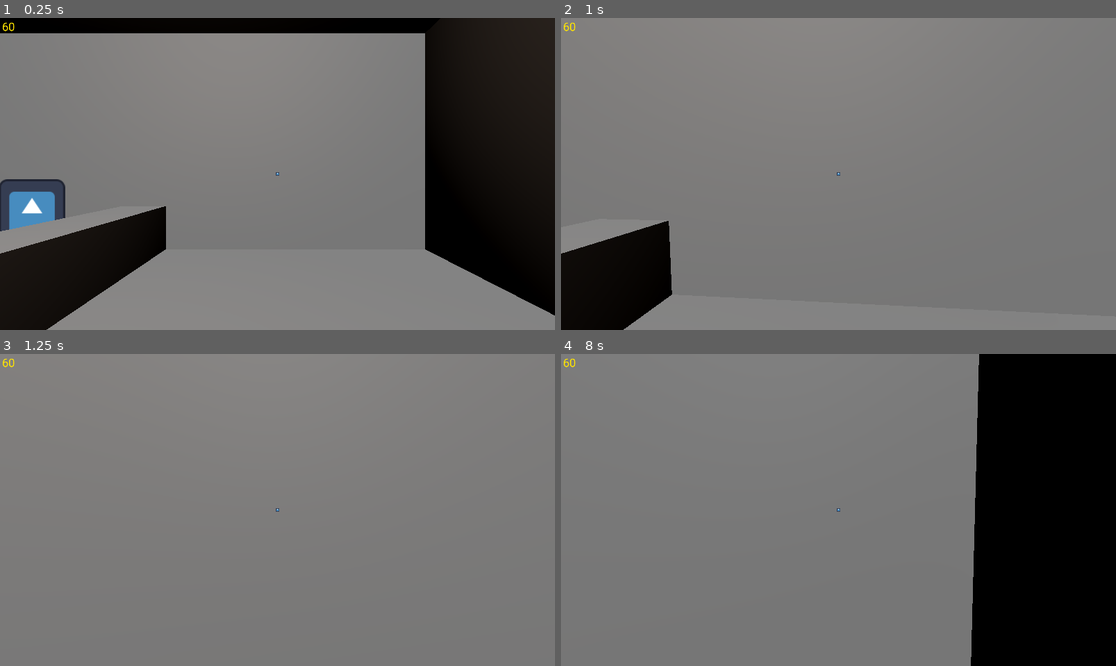
Above: before the commit, frames 1-4 (two rows, left to right).
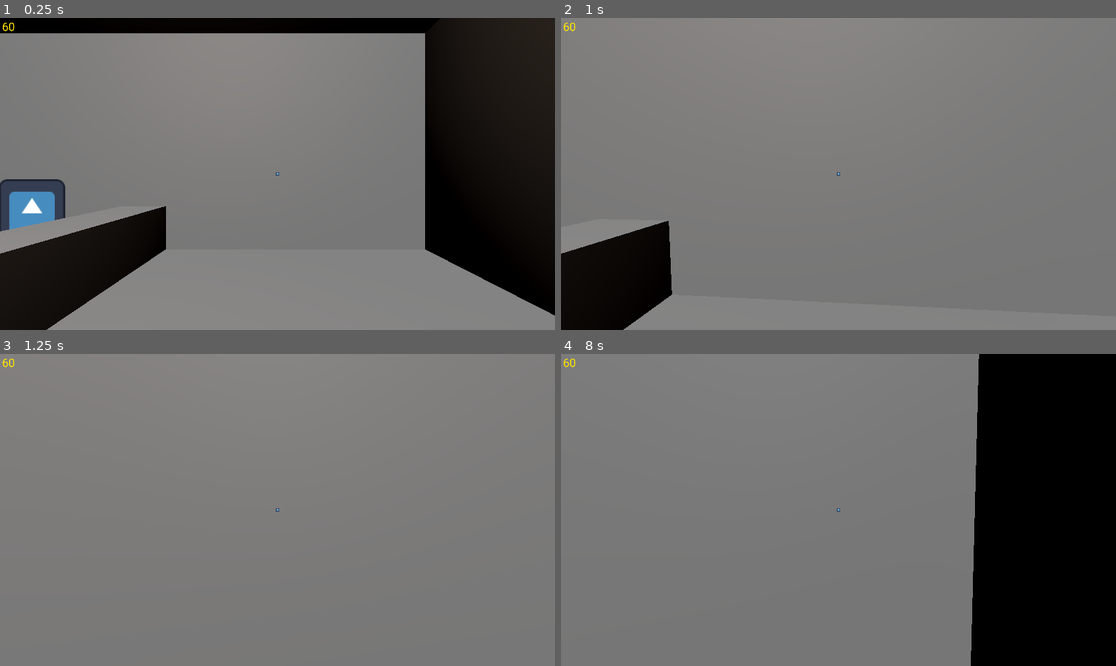
Above: after the commit, the same moments.

Repository: chybby/ldjam51
Game: Godot game, scene res://scenes/Game.tscn
Same seed, same stepped clock (60 frames per second), same inputs: the game is played once before the commit and once after it. The engine's default icon, where the game draws it, is replaced by a stand-in: a white triangle on a blue panel in a dark square.
Inputs (mouse positions are in pixels of both pictures, inside the frame that each line leads up to):
- Up to frame 1 (0.25 s): no input
- Up to frame 2 (1 s): tap Enter at 0.5 s; move the mouse to (832, 180) at 0.52 s; press the mouse at (832, 180) at 0.53 s; hold W (move_forward) from 0.53 s (still down)
- Up to frame 3 (1.25 s): keep holding W (move_forward)
- Up to frame 4 (8 s): move the mouse to (877, 513) at 1.27 s; release the mouse at (877, 513) at 1.28 s; click (877, 513) at 1.35 s; tap Space at 2, 3.5, 5 s; move the mouse to (794, 506) at 2.02 s; press the mouse at (794, 506) at 2.03 s; tap Enter at 2.75, 4.25 s; move the mouse to (844, 510) at 2.77 s; release W (move_forward) at 2.78 s; release the mouse at (844, 510) at 2.78 s; hold A (move_left) 2.78-3.53 s; click (844, 510) at 2.85 s; move the mouse to (816, 503) at 3.52 s; press the mouse at (816, 503) at 3.53 s; hold W (move_forward) 3.53-5.78 s; move the mouse to (866, 510) at 4.27 s; release the mouse at (866, 510) at 4.28 s; click (866, 510) at 4.35 s; move the mouse to (810, 510) at 5.02 s; press the mouse at (810, 510) at 5.03 s; move the mouse to (849, 503) at 5.77 s; release the mouse at (849, 503) at 5.78 s; hold D (move_right) 5.78-6.53 s; click (849, 503) at 5.85 s; move the mouse to (832, 516) at 6.52 s; press the mouse at (832, 516) at 6.53 s; hold W (move_forward) from 6.53 s (still down); move the mouse to (877, 513) at 7.27 s; release the mouse at (877, 513) at 7.28 s; click (877, 513) at 7.35 s

Frames 1-3 are identical in both runs. In frame 4, less than 0.1% of the frame differs, in the area x 73-76%, y 1-98%.

Commit message:
Added interactable and holdable item templates.

Diff:
--- a/project.godot
+++ b/project.godot
@@ -42,3 +42,8 @@
 "events": [Object(InputEventKey,"resource_local_to_scene":false,"resource_name":"","device":0,"window_id":0,"alt_pressed":false,"shift_pressed":false,"ctrl_pressed":false,"meta_pressed":false,"pressed":false,"keycode":0,"physical_keycode":68,"unicode":0,"echo":false,"script":null)
 ]
 }
+interact={
+"deadzone": 0.5,
+"events": [Object(InputEventMouseButton,"resource_local_to_scene":false,"resource_name":"","device":-1,"window_id":0,"alt_pressed":false,"shift_pressed":false,"ctrl_pressed":false,"meta_pressed":false,"button_mask":0,"position":Vector2(0, 0),"global_position":Vector2(0, 0),"factor":1.0,"button_index":1,"pressed":false,"double_click":false,"script":null)
+]
+}
--- /dev/null
+++ b/scenes/Cup.tscn
@@ -0,0 +1,33 @@
+[gd_scene load_steps=7 format=3 uid="uid://d3kabbpwp1hhq"]
+
+[ext_resource type="PackedScene" uid="uid://sk0hd52ccxyu" path="res://scenes/HoldableItem.tscn" id="1_ayx4c"]
+[ext_resource type="Shader" path="res://resources/interact.gdshader" id="2_cnwmx"]
+
+[sub_resource type="CylinderShape3D" id="CylinderShape3D_yw2yi"]
+height = 0.2
+radius = 0.05
+
+[sub_resource type="ShaderMaterial" id="ShaderMaterial_8objg"]
+render_priority = 0
+shader = ExtResource("2_cnwmx")
+shader_parameter/strength = null
+
+[sub_resource type="StandardMaterial3D" id="StandardMaterial3D_rh357"]
+next_pass = SubResource("ShaderMaterial_8objg")
+albedo_color = Color(0.192157, 0.878431, 1, 1)
+
+[sub_resource type="CylinderMesh" id="CylinderMesh_ctgxl"]
+material = SubResource("StandardMaterial3D_rh357")
+top_radius = 0.05
+bottom_radius = 0.05
+height = 0.2
+
+[node name="Cup" instance=ExtResource("1_ayx4c")]
+
+[node name="Collision" parent="." index="0"]
+transform = Transform3D(1, 0, 0, 0, 1, 0, 0, 0, 1, 0, 0.1, 0)
+shape = SubResource("CylinderShape3D_yw2yi")
+
+[node name="Model" parent="." index="1"]
+transform = Transform3D(1, 0, 0, 0, 1, 0, 0, 0, 1, 0, 0.1, 0)
+mesh = SubResource("CylinderMesh_ctgxl")
--- /dev/null
+++ b/scenes/EspressoMachine.tscn
@@ -0,0 +1,30 @@
+[gd_scene load_steps=7 format=3 uid="uid://c1vbgarh1j3h"]
+
+[ext_resource type="PackedScene" uid="uid://b1uslt04daxhj" path="res://scenes/Machine.tscn" id="1_gdwb4"]
+[ext_resource type="Shader" path="res://resources/interact.gdshader" id="2_ole1f"]
+
+[sub_resource type="BoxShape3D" id="BoxShape3D_ytvgf"]
+size = Vector3(0.5, 0.5, 0.5)
+
+[sub_resource type="ShaderMaterial" id="ShaderMaterial_b4vcr"]
+render_priority = 0
+shader = ExtResource("2_ole1f")
+shader_parameter/strength = null
+
+[sub_resource type="StandardMaterial3D" id="StandardMaterial3D_e6sj3"]
+next_pass = SubResource("ShaderMaterial_b4vcr")
+albedo_color = Color(1, 0, 0.196078, 1)
+
+[sub_resource type="BoxMesh" id="BoxMesh_372lo"]
+material = SubResource("StandardMaterial3D_e6sj3")
+size = Vector3(0.5, 0.5, 0.5)
+
+[node name="EspressoMachine" instance=ExtResource("1_gdwb4")]
+
+[node name="Collision" parent="." index="0"]
+transform = Transform3D(1, 0, 0, 0, 1, 0, 0, 0, 1, 0, 0.25, 0)
+shape = SubResource("BoxShape3D_ytvgf")
+
+[node name="Model" parent="." index="1"]
+transform = Transform3D(1, 0, 0, 0, 1, 0, 0, 0, 1, 0, 0.25, 0)
+mesh = SubResource("BoxMesh_372lo")
--- a/scenes/Game.tscn
+++ b/scenes/Game.tscn
@@ -1,11 +1,12 @@
-[gd_scene load_steps=7 format=3 uid="uid://bsd8651cvyq1b"]
+[gd_scene load_steps=8 format=3 uid="uid://3lne0fkj683t"]
 
 [ext_resource type="PackedScene" uid="uid://r4ni5b7ycshx" path="res://scenes/Cafe.tscn" id="1_ku7od"]
 [ext_resource type="Script" path="res://scripts/Game.gd" id="1_mjfad"]
 [ext_resource type="PackedScene" uid="uid://comky0wfym7dc" path="res://scenes/Character.tscn" id="2_sh1jv"]
 [ext_resource type="PackedScene" uid="uid://cr33lnn25ik5q" path="res://scenes/Customer.tscn" id="3_c1p0b"]
-[ext_resource type="PackedScene" uid="uid://7gmwq8oshvws" path="res://scenes/Machine.tscn" id="4_e2mp6"]
+[ext_resource type="PackedScene" uid="uid://c1vbgarh1j3h" path="res://scenes/EspressoMachine.tscn" id="6_og6vs"]
 [ext_resource type="PackedScene" uid="uid://bktqcrfi4u1gn" path="res://scenes/HUD.tscn" id="6_q364h"]
+[ext_resource type="PackedScene" uid="uid://d3kabbpwp1hhq" path="res://scenes/Cup.tscn" id="7_0xsu6"]
 
 [node name="Game" type="Node"]
 script = ExtResource("1_mjfad")
@@ -18,7 +19,10 @@
 [node name="Customer" parent="." instance=ExtResource("3_c1p0b")]
 transform = Transform3D(1, 0, 0, 0, 1, 0, 0, 0, 1, -3.16761, 0, -4.23517)
 
-[node name="Machine" parent="." instance=ExtResource("4_e2mp6")]
-transform = Transform3D(1, 0, 0, 0, 1, 0, 0, 0, 1, -1.47334, 1, 0)
+[node name="HUD" parent="." instance=ExtResource("6_q364h")]
 
-[node name="HUD" parent="." instance=ExtResource("6_q364h")]
+[node name="EspressoMachine" parent="." instance=ExtResource("6_og6vs")]
+transform = Transform3D(1, 0, 0, 0, 1, 0, 0, 0, 1, -1.37519, 1, 0.236)
+
+[node name="Cup" parent="." instance=ExtResource("7_0xsu6")]
+transform = Transform3D(1, 0, 0, 0, 1, 0, 0, 0, 1, -1.23941, 1, -0.277933)
--- /dev/null
+++ b/scenes/HoldableItem.tscn
@@ -0,0 +1,5 @@
+[gd_scene load_steps=2 format=3 uid="uid://sk0hd52ccxyu"]
+
+[ext_resource type="PackedScene" uid="uid://bnvo7g5wu8i4p" path="res://scenes/InteractableItem.tscn" id="1_5mf5i"]
+
+[node name="HoldableItem" instance=ExtResource("1_5mf5i")]
--- /dev/null
+++ b/scenes/InteractableItem.tscn
@@ -0,0 +1,10 @@
+[gd_scene load_steps=2 format=3 uid="uid://bnvo7g5wu8i4p"]
+
+[ext_resource type="Script" path="res://scripts/InteractableItem.gd" id="1_ejs0d"]
+
+[node name="InteractableItem" type="StaticBody3D" groups=["interactable"]]
+script = ExtResource("1_ejs0d")
+
+[node name="Collision" type="CollisionShape3D" parent="."]
+
+[node name="Model" type="MeshInstance3D" parent="."]
--- a/scenes/Machine.tscn
+++ b/scenes/Machine.tscn
@@ -1,31 +1,5 @@
-[gd_scene load_steps=7 format=3 uid="uid://7gmwq8oshvws"]
+[gd_scene load_steps=2 format=3 uid="uid://b1uslt04daxhj"]
 
-[ext_resource type="Script" path="res://scripts/Machine.gd" id="1_ptq10"]
-[ext_resource type="Shader" path="res://resources/interact.gdshader" id="2_bw0ik"]
+[ext_resource type="PackedScene" uid="uid://bnvo7g5wu8i4p" path="res://scenes/InteractableItem.tscn" id="1_ty4le"]
 
-[sub_resource type="ShaderMaterial" id="ShaderMaterial_fumr6"]
-render_priority = 0
-shader = ExtResource("2_bw0ik")
-shader_parameter/strength = null
-
-[sub_resource type="StandardMaterial3D" id="StandardMaterial3D_h5xki"]
-next_pass = SubResource("ShaderMaterial_fumr6")
-albedo_color = Color(1, 0.313726, 0.686275, 1)
-
-[sub_resource type="BoxMesh" id="BoxMesh_w42vs"]
-material = SubResource("StandardMaterial3D_h5xki")
-size = Vector3(0.5, 0.5, 0.5)
-
-[sub_resource type="BoxShape3D" id="BoxShape3D_qorgy"]
-size = Vector3(0.5, 0.5, 0.5)
-
-[node name="Machine" type="StaticBody3D" groups=["machines"]]
-script = ExtResource("1_ptq10")
-
-[node name="Model" type="MeshInstance3D" parent="."]
-transform = Transform3D(1, 0, 0, 0, 1, 0, 0, 0, 1, 0, 0.25, 0)
-mesh = SubResource("BoxMesh_w42vs")
-
-[node name="Collision" type="CollisionShape3D" parent="."]
-transform = Transform3D(1, 0, 0, 0, 1, 0, 0, 0, 1, 0, 0.25, 0)
-shape = SubResource("BoxShape3D_qorgy")
+[node name="Machine" instance=ExtResource("1_ty4le")]
--- a/scripts/Character.gd
+++ b/scripts/Character.gd
@@ -1,6 +1,7 @@
 extends CharacterBody3D
 
 signal focus_changed(item)
+signal interacted_with(item, held_item)
 
 @export var speed = 1
 @export var mouse_sensitivity = 0.3
@@ -10,6 +11,7 @@
 var PICK_DISTANCE = 2
 
 var focused_object = null
+var held_item = null
 
 
 # Called when the node enters the scene tree for the first time.
@@ -60,3 +62,6 @@
         camera.rotation.x -= movement.y * mouse_sensitivity
         camera.rotation.x = clamp(camera.rotation.x, -PI/2, PI/2)
         rotation.y -= movement.x * mouse_sensitivity
+    elif event.is_action_pressed('interact'):
+        if focused_object != null:
+            interacted_with.emit(focused_object, held_item)
--- a/scripts/Game.gd
+++ b/scripts/Game.gd
@@ -2,18 +2,19 @@
 
 @onready var character = $Character
 
-var machines = Array()
+var interactables = Array()
 
 
 # Called when the node enters the scene tree for the first time.
 func _ready():
-    for machine in get_tree().get_nodes_in_group('machines'):
-        machines.append(machine)
+    for interactable in get_tree().get_nodes_in_group('interactable'):
+        interactables.append(interactable)
 
-    print(machines)
+    print(interactables)
 
-    for machine in machines:
-        character.connect('focus_changed', machine.on_focus_changed)
+    for interactable in interactables:
+        character.connect('focus_changed', interactable.on_focus_changed)
+        character.connect('interacted_with', interactable.on_interact)
 
 
 # Called every frame. 'delta' is the elapsed time since the previous frame.
--- a/scripts/Machine.gd
+++ b/scripts/InteractableItem.gd
@@ -21,3 +21,9 @@
     else:
         shader_material.set_shader_parameter("strength", 0)
         focused = false
+
+func on_interact(item):
+    if item != self:
+        return
+
+    print('%s interacted with' % self)
